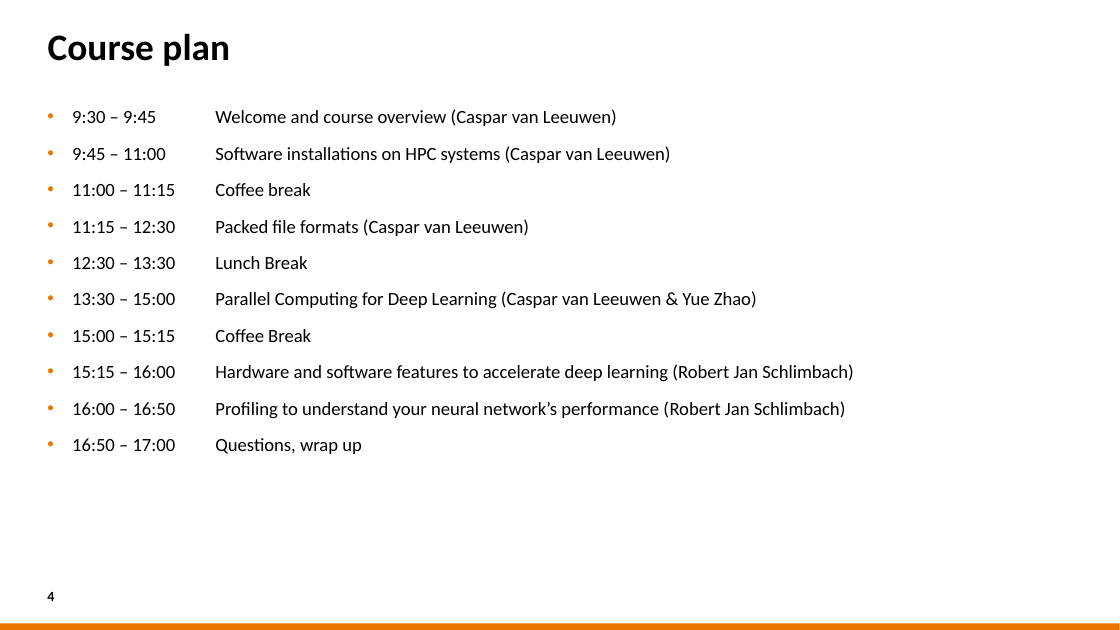
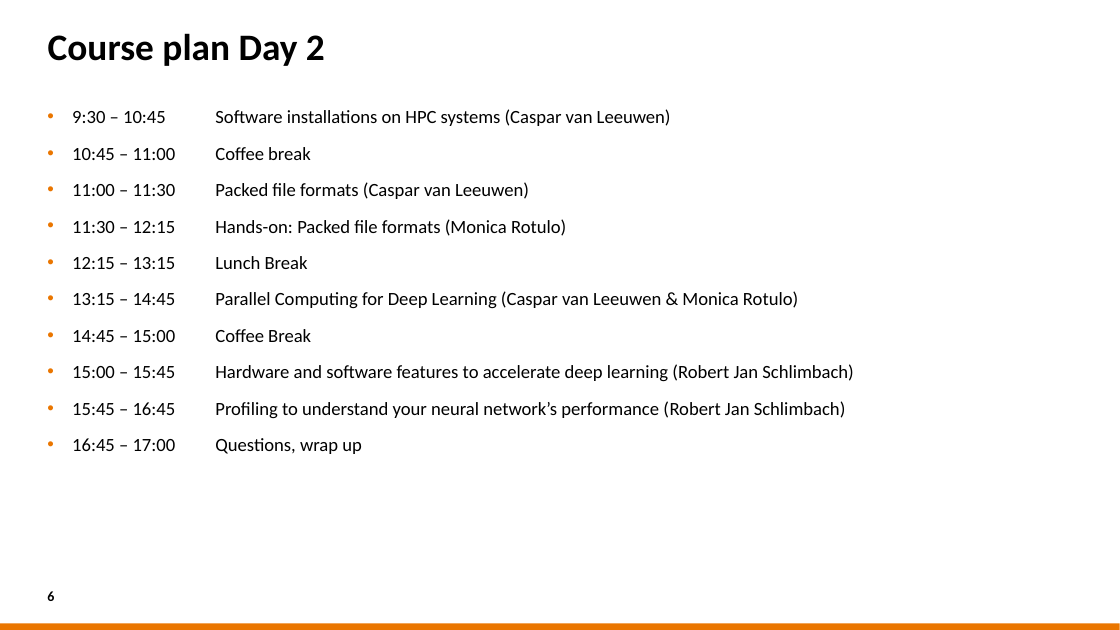
Before and after one commit to sara-nl/MLonHPC_2day_Okt2023, a slide deck: slide 6 of Day1/slides/EuroHPC_HPML_welcome.pptx (slide 4 before the commit). Drawn at 1120x630 pixels with LibreOffice and Linux fonts; fonts in the diff are those of the drawing; background and template pictures are left out. Boxes give left, top, right and bottom in pixels: in the first picture for what was removed or moved away, otherwise in the second. Text is boxed around its words. In the diff, an @@ line names an element or a change of style, - is before the commit and + after.

Commit message:
Updated the welcome slides  to match this course

```diff
--- a/Day1/slides/EuroHPC_HPML_welcome.pptx
+++ b/Day1/slides/EuroHPC_HPML_welcome.pptx
@@ title at bbox=[48, 33, 325, 66]: text changed @@
-Course plan
+Course plan Day 2
@@ text at bbox=[72, 109, 854, 454]: text changed @@
-• 9:30 – 9:45 Welcome and course overview (Caspar van Leeuwen)
-• 9:45 – 11:00 Software installations on HPC systems (Caspar van Leeuwen)
-• 11:00 – 11:15 Coffee break
-• 11:15 – 12:30 Packed file formats (Caspar van Leeuwen)
-• 12:30 – 13:30 Lunch Break
-• 13:30 – 15:00 Parallel Computing for Deep Learning (Caspar van Leeuwen & Yue Zhao)
-• 15:00 – 15:15 Coffee Break
-• 15:15 – 16:00 Hardware and software features to accelerate deep learning (Robert Jan Schlimbach)
-• 16:00 – 16:50 Profiling to understand your neural network’s performance (Robert Jan Schlimbach)
-• 16:50 – 17:00 Questions, wrap up
+• 9:30 – 10:45 Software installations on HPC systems (Caspar van Leeuwen)
+• 10:45 – 11:00 Coffee break
+• 11:00 – 11:30 Packed file formats (Caspar van Leeuwen)
+• 11:30 – 12:15 Hands-on: Packed file formats (Monica Rotulo)
+• 12:15 – 13:15 Lunch Break
+• 13:15 – 14:45 Parallel Computing for Deep Learning (Caspar van Leeuwen & Monica Rotulo)
+• 14:45 – 15:00 Coffee Break
+• 15:00 – 15:45 Hardware and software features to accelerate deep learning (Robert Jan Schlimbach)
+• 15:45 – 16:45 Profiling to understand your neural network’s performance (Robert Jan Schlimbach)
+• 16:45 – 17:00 Questions, wrap up
@@ page number at bbox=[47, 591, 54, 601]: text changed @@
-4
+6
```
Also in this commit, not shown: 3 other slides changed, 2 slides added, 1 other file.
